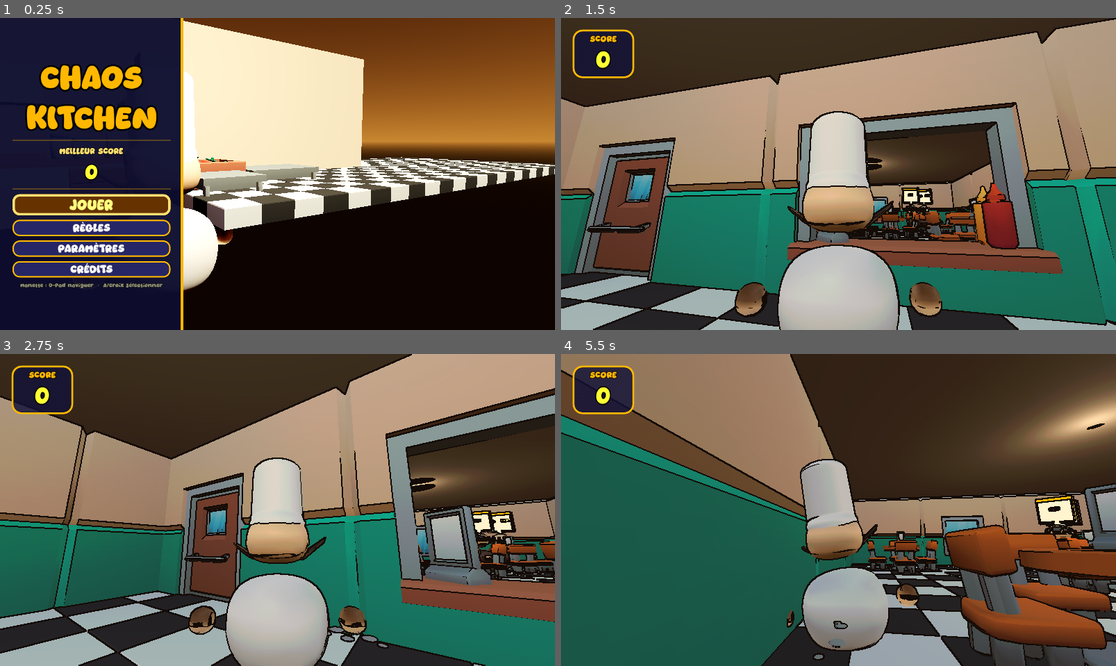
Above: before the commit, frames 1-4 (two rows, left to right).
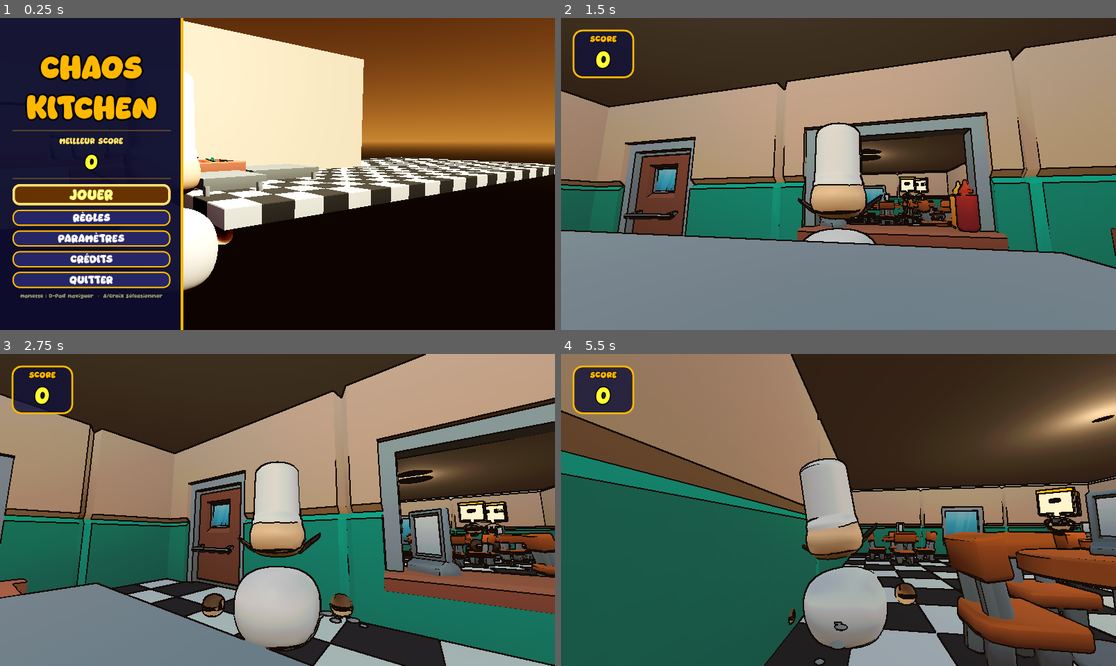
Above: after the commit, the same moments.

Repository: Alexandre74739/Chaos-Kitchen
Game: Godot game, scene res://scenes/main_menu.tscn
The game is run twice, just before and just after one commit, with the same random seed, the same clock (stepped at 60 frames per second) and the same inputs.
Inputs (mouse positions are in pixels of both pictures, inside the frame that each line leads up to):
- Up to frame 1 (0.25 s): no input
- Up to frame 2 (1.5 s): click "JOUER" at 0.5 s; tap Enter (ui_accept) at 1.25 s; move the mouse to (866, 174) at 1.27 s; hold W (move_forward) from 1.28 s (still down); hold Enter (ui_accept) from 1.28 s (still down)
- Up to frame 3 (2.75 s): keep holding W (move_forward); move the mouse to (249, 510) at 2.02 s; release Enter (ui_accept) at 2.03 s; tap E (interact) at 2.1 s; tap Enter (ui_accept) at 2.27, 2.3, 2.57 s
- Up to frame 4 (5.5 s): move the mouse to (849, 503) at 2.77 s; hold Enter (ui_accept) 2.78-3.53 s; click (849, 503) at 2.85 s; move the mouse to (832, 516) at 3.52 s; tap Enter (ui_accept) at 3.6, 3.77, 4.07, 4.52, 4.55, 4.82, 5.27, 5.3 s; move the mouse to (877, 513) at 4.27 s; hold E (interact) 4.28-5.03 s; tap Escape (ui_cancel) at 4.9 s; move the mouse to (672, 463) at 5.02 s; release W (move_forward) at 5.03 s; hold A (move_left) from 5.03 s (still down); click (672, 463) at 5.1 s

The runs differ from the first frame. In frame 1, 12% of the frame differs, in the area x 2-31%, y 11-90%; in frame 2, 52%, in the area x 0-100%, y 0-100%; in frame 3, 37%; in frame 4, 20%.

Commit message:
correction manette

Diff:
--- a/project.godot
+++ b/project.godot
@@ -15,10 +15,6 @@
 config/features=PackedStringArray("4.6", "GL Compatibility")
 config/icon="res://icon.svg"
 
-[display]
-
-window/size/mode=3
-
 [audio]
 
 buses/default_bus_layout="uid://c4woawgvao0oy"
@@ -28,8 +24,39 @@
 AudioManager="*uid://clgemjhmht7a1"
 BestScore="*res://scripts/best_score.gd"
 
+[display]
+
+window/size/mode=3
+
 [input]
 
+ui_accept={
+"deadzone": 0.5,
+"events": [Object(InputEventKey,"resource_local_to_scene":false,"resource_name":"","device":0,"window_id":0,"alt_pressed":false,"shift_pressed":false,"ctrl_pressed":false,"meta_pressed":false,"pressed":false,"keycode":4194309,"physical_keycode":0,"key_label":0,"unicode":0,"location":0,"echo":false,"script":null)
+, Object(InputEventKey,"resource_local_to_scene":false,"resource_name":"","device":0,"window_id":0,"alt_pressed":false,"shift_pressed":false,"ctrl_pressed":false,"meta_pressed":false,"pressed":false,"keycode":4194310,"physical_keycode":0,"key_label":0,"unicode":0,"location":0,"echo":false,"script":null)
+, Object(InputEventKey,"resource_local_to_scene":false,"resource_name":"","device":0,"window_id":0,"alt_pressed":false,"shift_pressed":false,"ctrl_pressed":false,"meta_pressed":false,"pressed":false,"keycode":32,"physical_keycode":0,"key_label":0,"unicode":32,"location":0,"echo":false,"script":null)
+, Object(InputEventJoypadButton,"resource_local_to_scene":false,"resource_name":"","device":-1,"button_index":0,"pressure":0.0,"pressed":true,"script":null)
+]
+}
+ui_cancel={
+"deadzone": 0.5,
+"events": [Object(InputEventKey,"resource_local_to_scene":false,"resource_name":"","device":0,"window_id":0,"alt_pressed":false,"shift_pressed":false,"ctrl_pressed":false,"meta_pressed":false,"pressed":false,"keycode":4194305,"physical_keycode":0,"key_label":0,"unicode":0,"location":0,"echo":false,"script":null)
+, Object(InputEventJoypadButton,"resource_local_to_scene":false,"resource_name":"","device":-1,"button_index":6,"pressure":0.0,"pressed":true,"script":null)
+]
+}
+ui_close_dialog={
+"deadzone": 0.5,
+"events": [Object(InputEventKey,"resource_local_to_scene":false,"resource_name":"","device":0,"window_id":0,"alt_pressed":false,"shift_pressed":false,"ctrl_pressed":false,"meta_pressed":false,"pressed":false,"keycode":4194305,"physical_keycode":0,"key_label":0,"unicode":0,"location":0,"echo":false,"script":null)
+, Object(InputEventJoypadButton,"resource_local_to_scene":false,"resource_name":"","device":-1,"button_index":6,"pressure":0.0,"pressed":true,"script":null)
+]
+}
+ui_close_dialog.macos={
+"deadzone": 0.5,
+"events": [Object(InputEventKey,"resource_local_to_scene":false,"resource_name":"","device":0,"window_id":0,"alt_pressed":false,"shift_pressed":false,"ctrl_pressed":false,"meta_pressed":true,"pressed":false,"keycode":87,"physical_keycode":0,"key_label":0,"unicode":87,"location":0,"echo":false,"script":null)
+, Object(InputEventKey,"resource_local_to_scene":false,"resource_name":"","device":0,"window_id":0,"alt_pressed":false,"shift_pressed":false,"ctrl_pressed":false,"meta_pressed":false,"pressed":false,"keycode":4194305,"physical_keycode":0,"key_label":0,"unicode":0,"location":0,"echo":false,"script":null)
+, Object(InputEventJoypadButton,"resource_local_to_scene":false,"resource_name":"","device":-1,"button_index":6,"pressure":0.0,"pressed":true,"script":null)
+]
+}
 ui_left={
 "deadzone": 0.5,
 "events": [Object(InputEventKey,"resource_local_to_scene":false,"resource_name":"","device":0,"window_id":0,"alt_presse …(194 unchanged characters)…
--- a/scripts/main_menu.gd
+++ b/scripts/main_menu.gd
@@ -30,14 +30,6 @@
 	_setup_player()
 	_setup_camera()
 	_setup_ui()
-
-func _unhandled_input(event: InputEvent) -> void:
-	if event.is_action_pressed("ui_accept"):
-		var focused = get_viewport().gui_get_focus_owner()
-		if focused is Button:
-			(focused as Button).emit_signal("pressed")
-			get_viewport().set_input_as_handled()
-
 
 # ── MONDE 3D ──────────────────────────────────────────────────────
 
@@ -262,6 +254,10 @@
 		b.pressed.connect(row[1])
 		vbox.add_child(b)
 
+	var btn_quitter = _btn("QUITTER", f, false)
+	btn_quitter.pressed.connect(_on_quitter)
+	vbox.add_child(btn_quitter)
+
 	# Hint manette
 	var hint = _lbl("Manette : D-Pad naviguer  ·  A/Croix sélectionner",
 		int(18 * f), Color(0.75, 0.75, 0.60, 0.75), 3)
@@ -283,6 +279,9 @@
 
 func _on_credits() -> void:
 	_afficher_sous_panel(_construire_credits())
+
+func _on_quitter() -> void:
+	get_tree().quit()
 
 func _afficher_sous_panel(contenu: Control) -> void:
 	for c in _sous_panel.get_children():
Not shown: 1 places in main.tscn that only renumber resources
